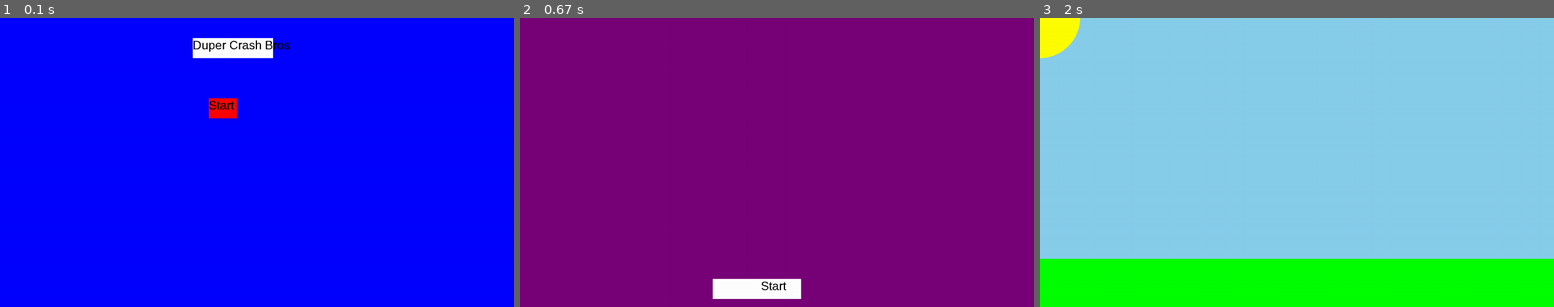
Above: before the commit, frames 1-3 (left to right).
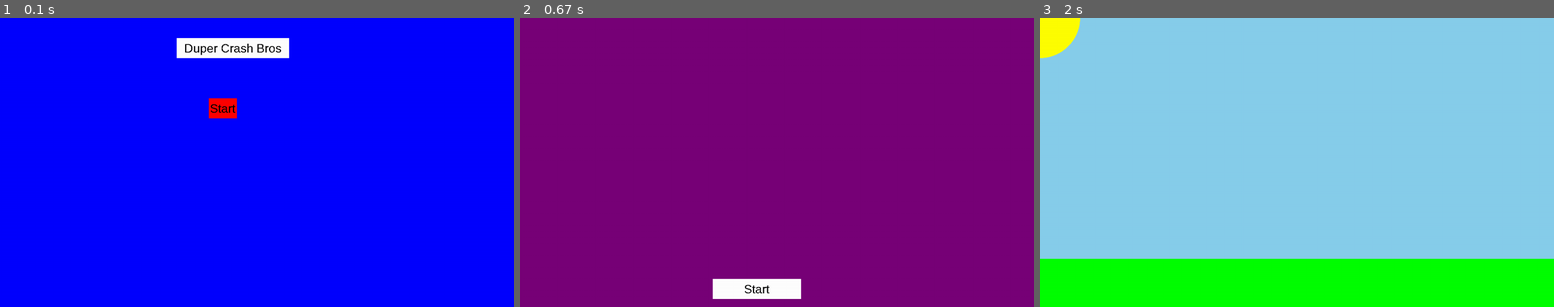
Above: after the commit, the same moments.

Repository: Isaac-Muscat/Pygame-Smash-Bros-Platformer
Game: pygame game, started from src/main.py
The game is run twice, just before and just after one commit, with the same random seed, the same clock (stepped at 60 frames per second) and the same inputs.
Inputs (mouse positions are in pixels of both pictures, inside the frame that each line leads up to):
- Up to frame 1 (0.1 s): no input
- Up to frame 2 (0.67 s): click "Start" at 0.38 s
- Up to frame 3 (2 s): click "Start" at 0.72 s; click (1137, 228) at 1.05 s

The runs differ from the first frame. In frame 1, 0.9% of the frame differs, in the area x 34-57%, y 6-33%; in frame 2, 0.1%; in frame 3, nothing differs.

Commit message:
Cleaned stuff up and added slight improvements.

Diff:
--- a/src/physics/collider2.py
+++ b/src/physics/collider2.py
@@ -1,5 +1,5 @@
-from vector2 import Vector2
-import vector2 as vec
+from src.physics.vector2 import Vector2
+import src.physics.vector2 as vec
 import pygame
 
 class Collider2(object):
@@ -14,6 +14,9 @@
 
     def circle_collider_has_collided(self, collider):
         return False
+    def set_active(self, bool=True):
+        self.active = bool
+        return self
 
 class BoxCollider2(Collider2):
     def __init__(self, x1, y1, x2, y2):
--- a/src/physics/rigidbody.py
+++ b/src/physics/rigidbody.py
@@ -1,5 +1,5 @@
-import vector2 as vec
-from vector2 import Vector2
+import src.physics.vector2 as vec
+from src.physics.vector2 import Vector2
 
 class Rigidbody(object):
     def __init__(self, x, y, mass):
--- a/src/scenes.py
+++ b/src/scenes.py
@@ -30,15 +30,14 @@
 class MainMenu(Scene):
     def __init__(self):
         super().__init__()
-        self.box1 = BoxCollider2(480, 50, 680, 100)
-        self.player = Player(100, 100, 10, 10)
+        self.box1 = BoxCollider2(440, 50, 720, 100).set_active(False)
         self.box2 = BoxCollider2(520, 200, 590, 250)
 
     def process_input(self, events, pressed_keys):
         x, y = pygame.mouse.get_pos()
         for event in events:
             if event.type == pygame.MOUSEBUTTONDOWN:
-                if 520 < x < 590 and 200 < y < 250:
+                if self.box2.point_has_collided(x, y):
                     self.switch_to_scene(CharacterSelect())
 
     def update(self):
@@ -51,9 +50,11 @@
         pygame.font.init()
         font = pygame.font.SysFont("Arial", 30)
         title = font.render("Duper Crash Bros", False, (0, 0, 0))
-        screen.blit(title, (480, 50))
+        center = title.get_rect(center=(self.box1.center.x, self.box1.center.y))
+        screen.blit(title, center)
         start = font.render("Start", False, (0, 0, 0))
-        screen.blit(start, (520, 200))
+        center = start.get_rect(center=(self.box2.center.x, self.box2.center.y))
+        screen.blit(start, center)
 
 
 class CharacterSelect(Scene):
@@ -65,7 +66,7 @@
         x, y = pygame.mouse.get_pos()
         for event in events:
             if event.type == pygame.MOUSEBUTTONDOWN:
-                if 480 < x < 700 and 650 < y < 700:
+                if self.box1.point_has_collided(x, y):
                     self.switch_to_scene(GameScene())
 
     def update(self):
@@ -74,30 +75,27 @@
     def display(self, screen):
         screen.fill(s.PURPLE)
         self.box1.draw_collider(screen, s.WHITE)
-        pygame.font.init
+        pygame.font.init()
         font = pygame.font.SysFont("Arial", 30)
         start = font.render("Start", False, (0, 0, 0))
-        screen.blit(start, (600, 650))
+        center = start.get_rect(center=(self.box1.center.x, self.box1.center.y))
+        screen.blit(start, center)
 
 
 class GameScene(Scene):
     def __init__(self):
         super().__init__()
-        self.circle = CircleCollider2(random.randint(0, s.screen_size[0]), random.randint(0, s.screen_size[1]), 10)
-        x, y = pygame.mouse.get_pos()
-        self.box = BoxCollider2(x, y, x + 50, y + 50)
         self.player = Player(100, 100, 10, 10)
         self.floor = BoxCollider2(0, 720, 1280, 600)
-        self.sun = CircleCollider2(0, 0, 100)
+        self.sun = CircleCollider2(0, 0, 100).set_active(False)
 
     def process_input(self, events, pressed_keys):
         for event in events:
             if event.type == pygame.MOUSEBUTTONDOWN:
-                print(self.box.collider_has_collided(self.circle))
+                pass
 
     def update(self):
-        x, y = pygame.mouse.get_pos()
-        self.box.set_position(x, y)
+        pass
 
     def display(self, screen):
         screen.fill(s.SKYBLUE)
